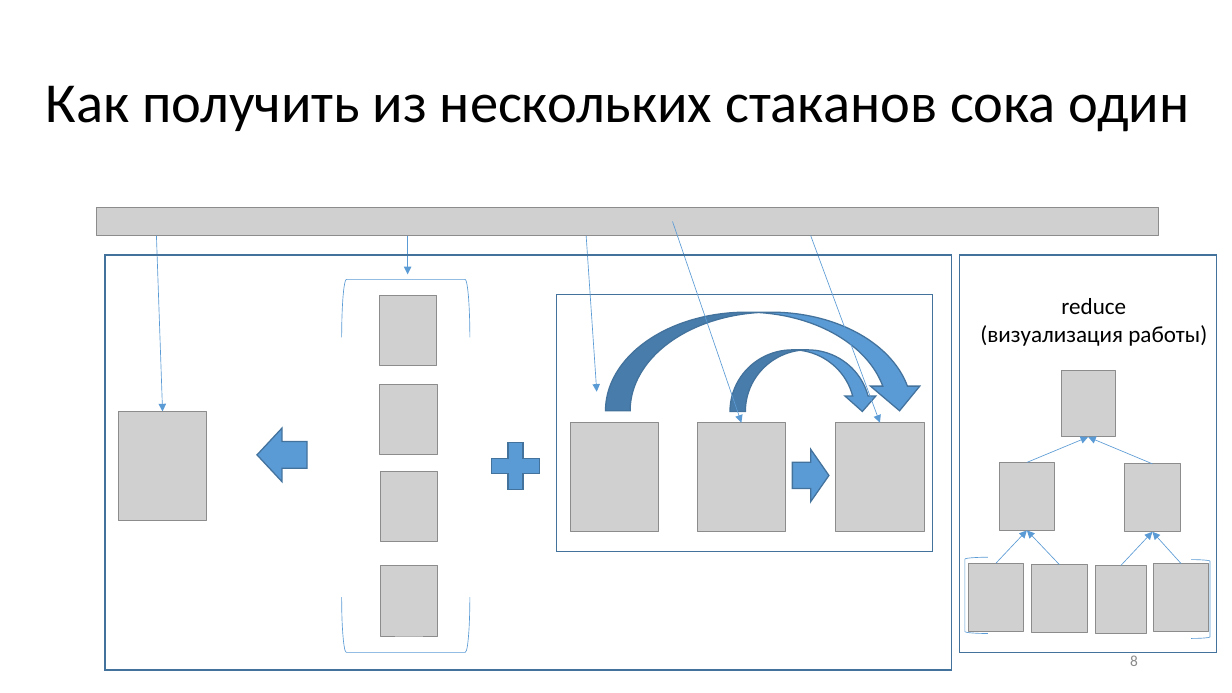
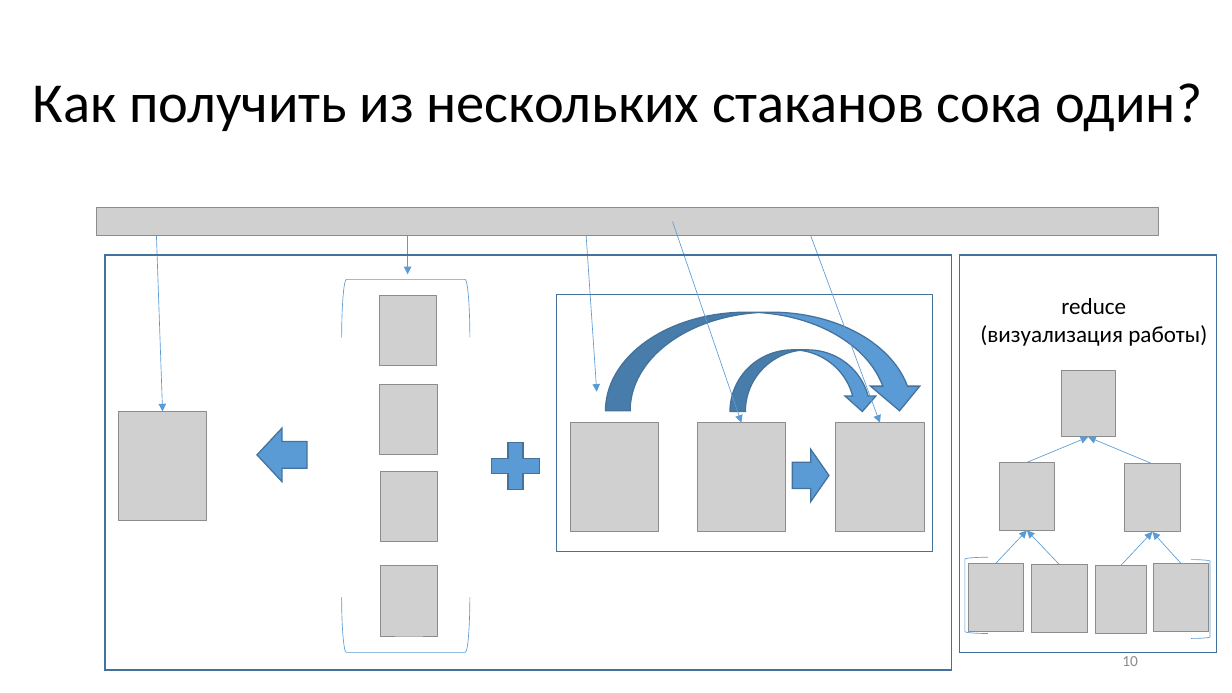
Before and after one commit to jokerexhuman/ScalaForLittle, a slide deck: slide 10 of scalaInPictures1.0.pptx (slide 8 before the commit). Drawn at 1232x693 pixels with LibreOffice and Linux fonts; fonts in the diff are those of the drawing; grey boxes stand for pictures. Boxes give left, top, right and bottom in pixels: in the first picture for what was removed or moved away, otherwise in the second. Text is boxed around its words. In the diff, an @@ line names an element or a change of style, - is before the commit and + after.

```diff
--- a/scalaInPictures1.0.pptx
+++ b/scalaInPictures1.0.pptx
@@ title at <box>33,83,1203,132</box>: text changed @@
-Как получить из нескольких стаканов сока один
+Как получить из нескольких стаканов сока один?
@@ page number at <box>1122,656,1138,666</box>: text changed @@
-8
+10
```
Also in this commit, not shown: 6 other slides changed, 2 slides added, 1 other file.
